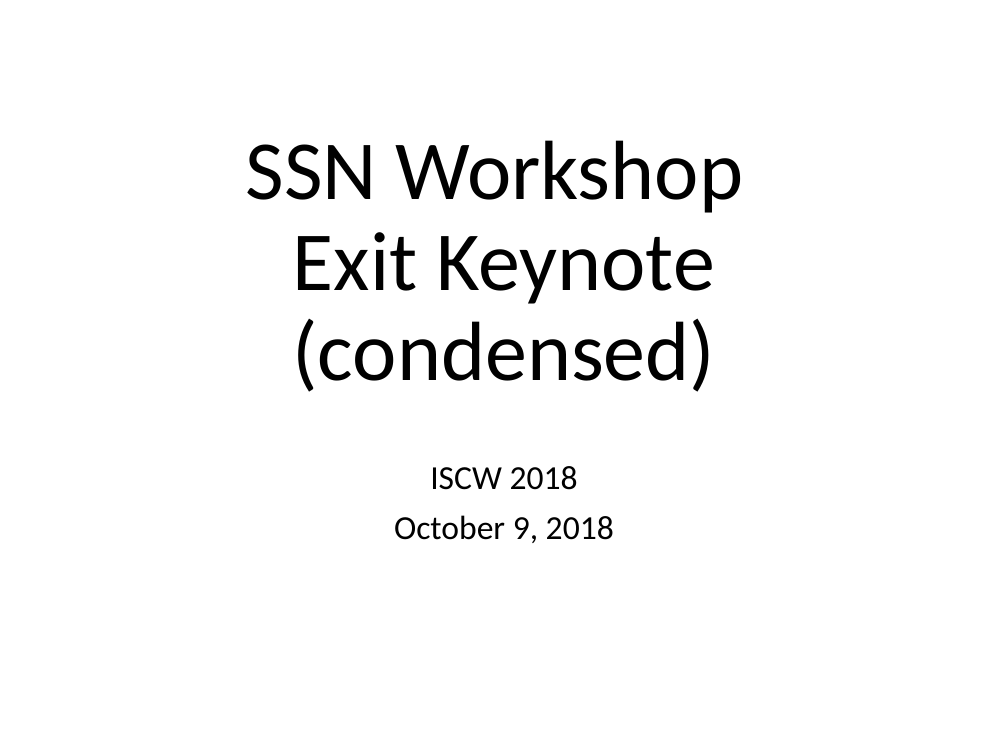
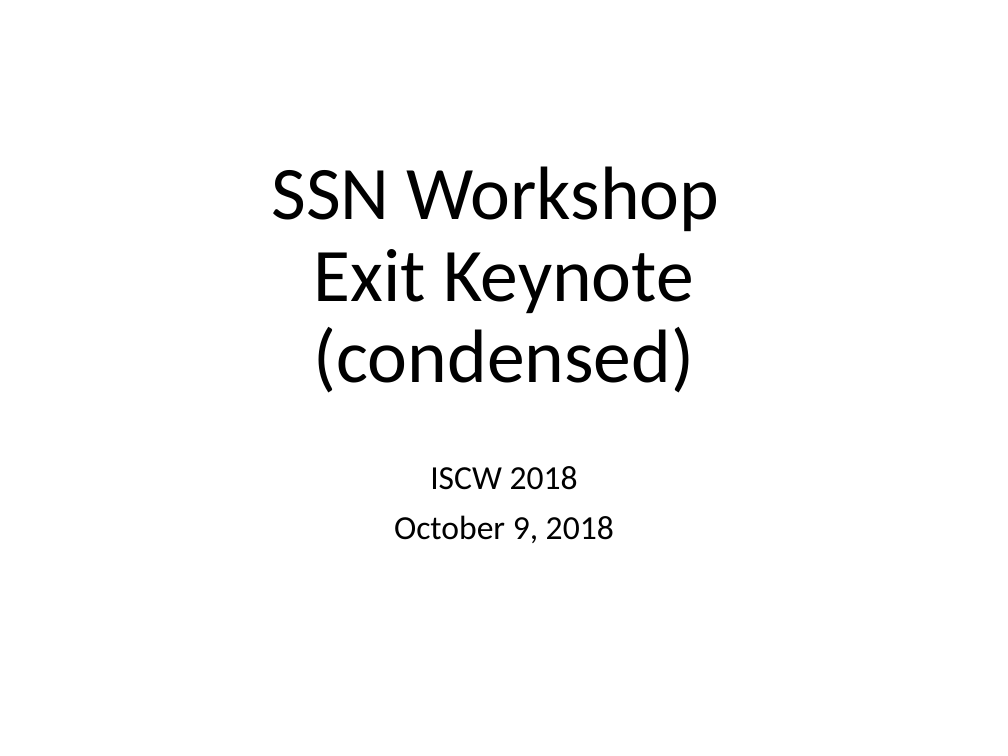
Before and after one commit to iot-schema-collab/teleconferences, a slide deck: slide 22 of iotschema-status-20181026.pptx (slide 13 before the commit). Drawn at 1008x756 pixels with LibreOffice and Linux fonts; fonts in the diff are those of the drawing. Boxes give left, top, right and bottom in pixels: in the first picture for what was removed or moved away, otherwise in the second. Text is boxed around its words. In the diff, an @@ line names an element or a change of style, - is before the commit and + after.

```diff
--- a/iotschema-status-20181026.pptx
+++ b/iotschema-status-20181026.pptx
@@ title "SSN Workshop Exit Keynote (condensed)" at (x1=271, y1=166, x2=720, y2=393): size 60 to 54 pt @@
```
Also in this commit, not shown: 3 other slides changed, 9 slides added, 1 other file.
